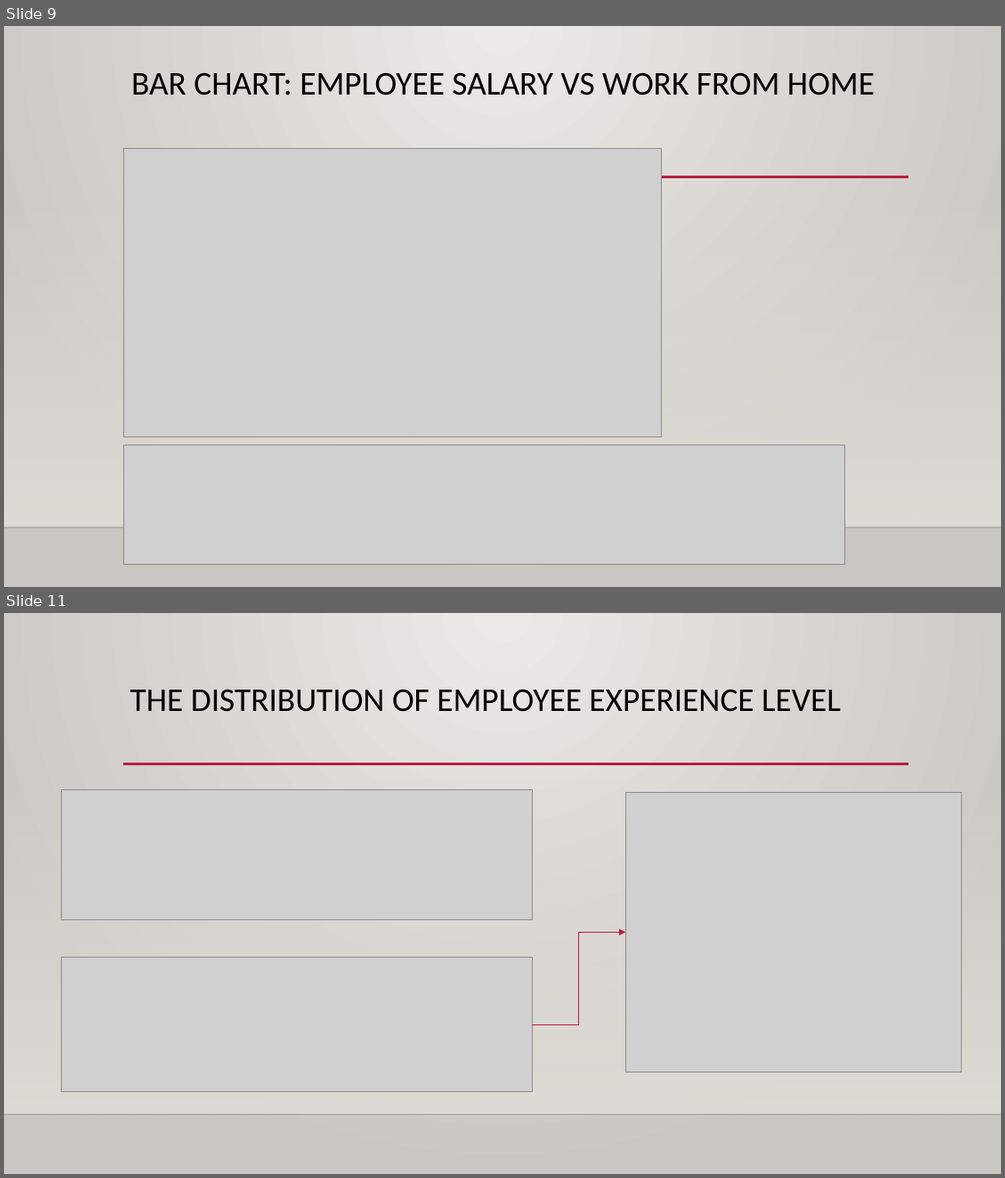
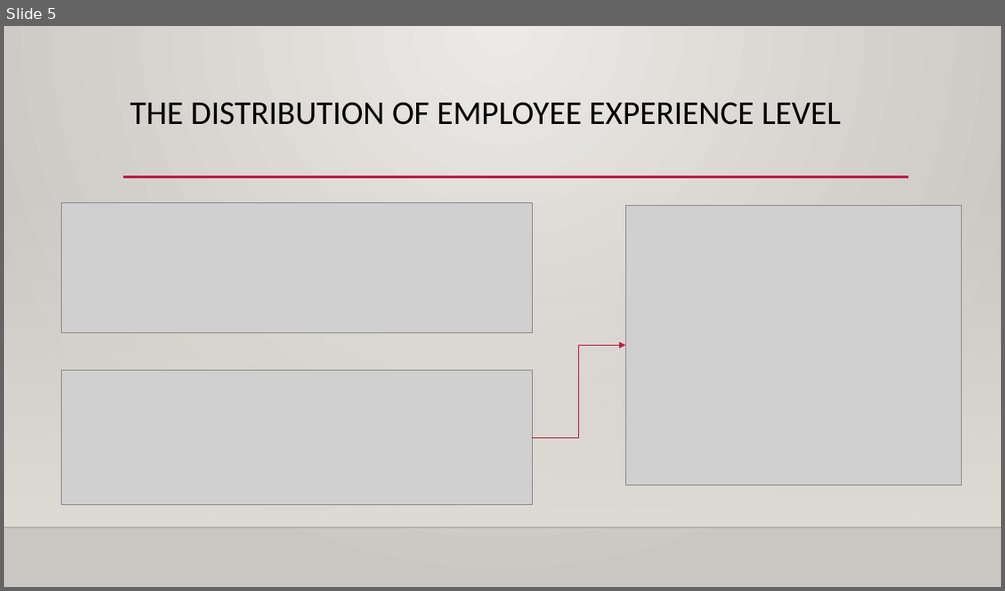
Before and after one commit to Prathima0808/project-one, a slide deck: Project 1 - Presentation Slides.pptx. Shown one above the other, each under a label of ours: slides 9 and 11 before the commit, slide 5 after it; the slides between them are not shown. The pictures are 1005x1178 and 1005x591 pixels, drawn with LibreOffice and Linux fonts; fonts in the diff are those of the drawing; grey boxes stand for pictures; background and template pictures are left out. Boxes give left, top, right and bottom in pixels: in the first picture for what was removed or moved away, otherwise in the second. Text is boxed around its words. In the diff, an @@ line names an element or a change of style, - is before the commit and + after.

```diff
--- a/Project 1 - Presentation Slides.pptx
+++ b/Project 1 - Presentation Slides.pptx
@@ slide 9 removed at bbox=[4, 26, 1001, 587], background gradient #ECEAE7 to #CAC7C1; not listed: 3 template elements that a slide beside it also shows @@
@@ title removed at bbox=[131, 72, 874, 95] @@
-BAR CHART: EMPLOYEE SALARY VS WORK FROM HOME
@@ picture removed at bbox=[124, 149, 662, 436] @@
@@ picture removed at bbox=[124, 445, 845, 564] @@
@@ what was slide 11 is now slide 5 @@
```
Also in this commit, not shown: 3 slides changed, 1 slide added, 7 other slides removed.
